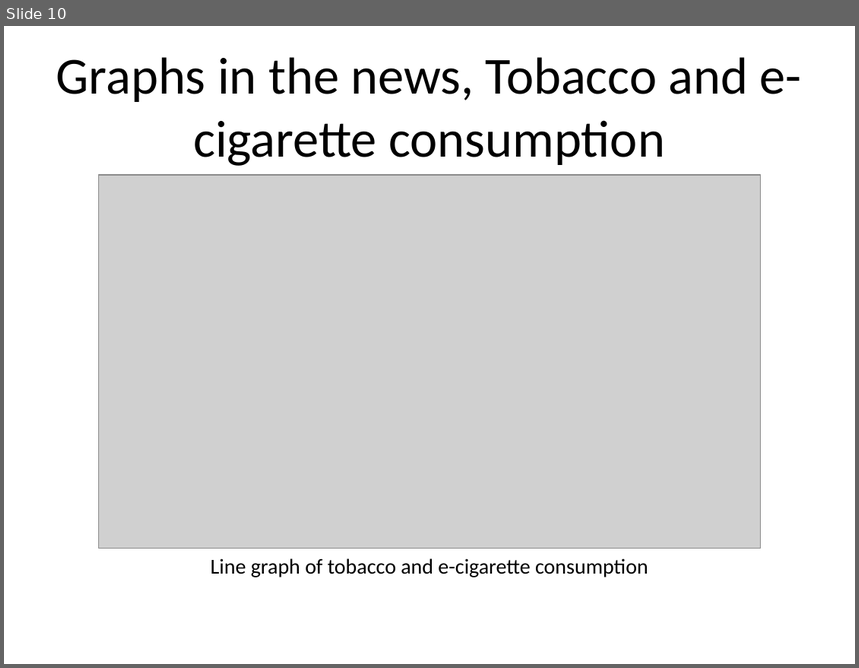
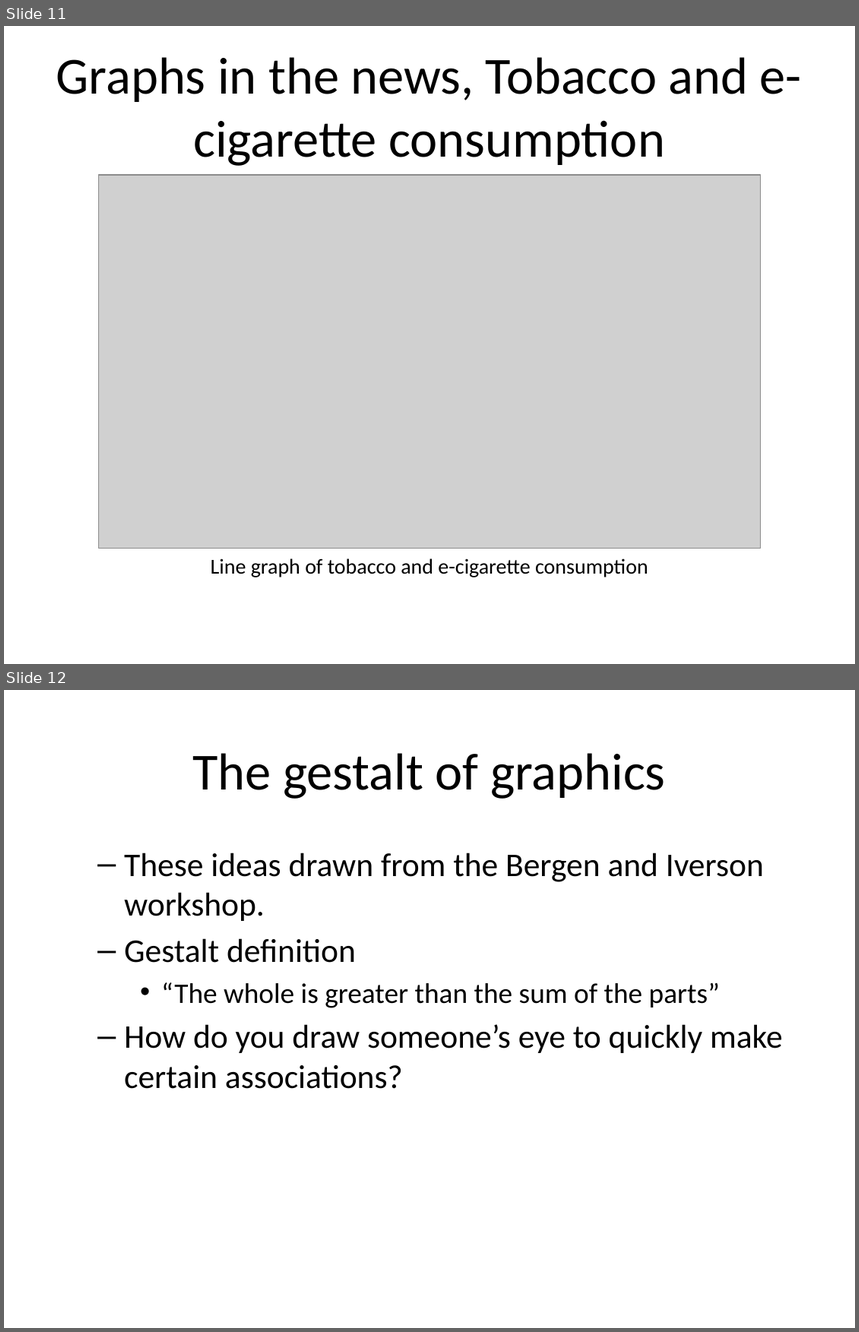
Before and after one commit to pmean/data-visualization, a slide deck: data-viz-03/src/complete-lecture.pptx. Shown one above the other, each under a label of ours: slide 10 before the commit, slides 11 and 12 after it. The pictures are 859x668 and 859x1332 pixels, drawn with LibreOffice and Linux fonts; fonts in the diff are those of the drawing; grey boxes stand for pictures. Boxes give left, top, right and bottom in pixels: in the first picture for what was removed or moved away, otherwise in the second. Text is boxed around its words. In the diff, an @@ line names an element or a change of style, - is before the commit and + after.

```diff
--- a/data-viz-03/src/complete-lecture.pptx
+++ b/data-viz-03/src/complete-lecture.pptx
@@ slide 12 added at <box>4,690,855,1328</box>, background #FFFFFF @@
@@ title added at <box>192,753,666,799</box>, 44 pt, text #000000 @@
+The gestalt of graphics
@@ text added at <box>124,853,783,1089</box>, 28 pt, text #000000 @@
+  – These ideas drawn from the Bergen and Iverson workshop.
+  – Gestalt definition
+    • “The whole is greater than the sum of the parts”
+  – How do you draw someone’s eye to quickly make certain associations?
@@ what was slide 10 is now slide 11 @@
```
Also in this commit, not shown: 1 slide changed, 36 other slides added, 28 other files.
